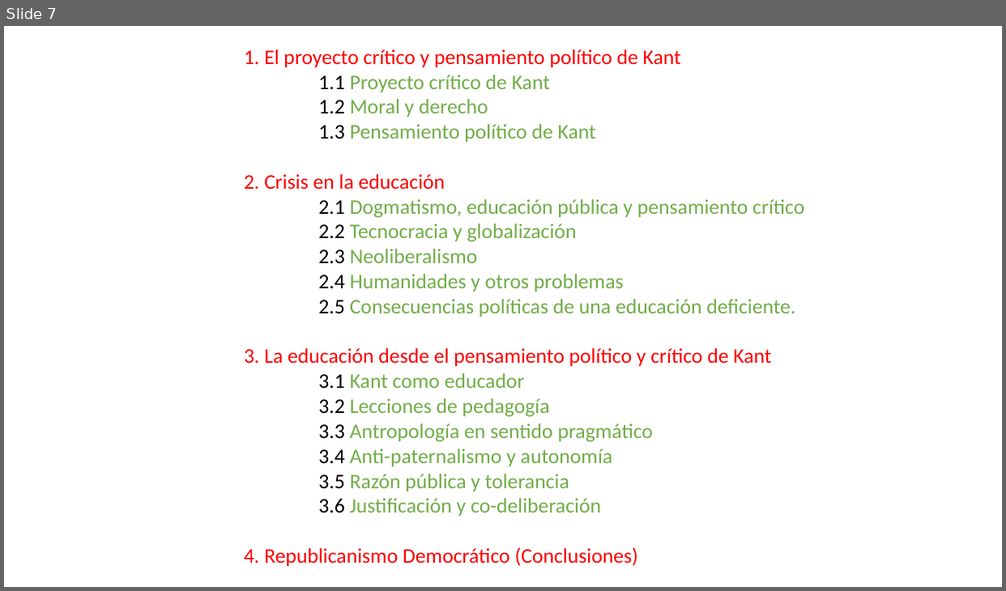
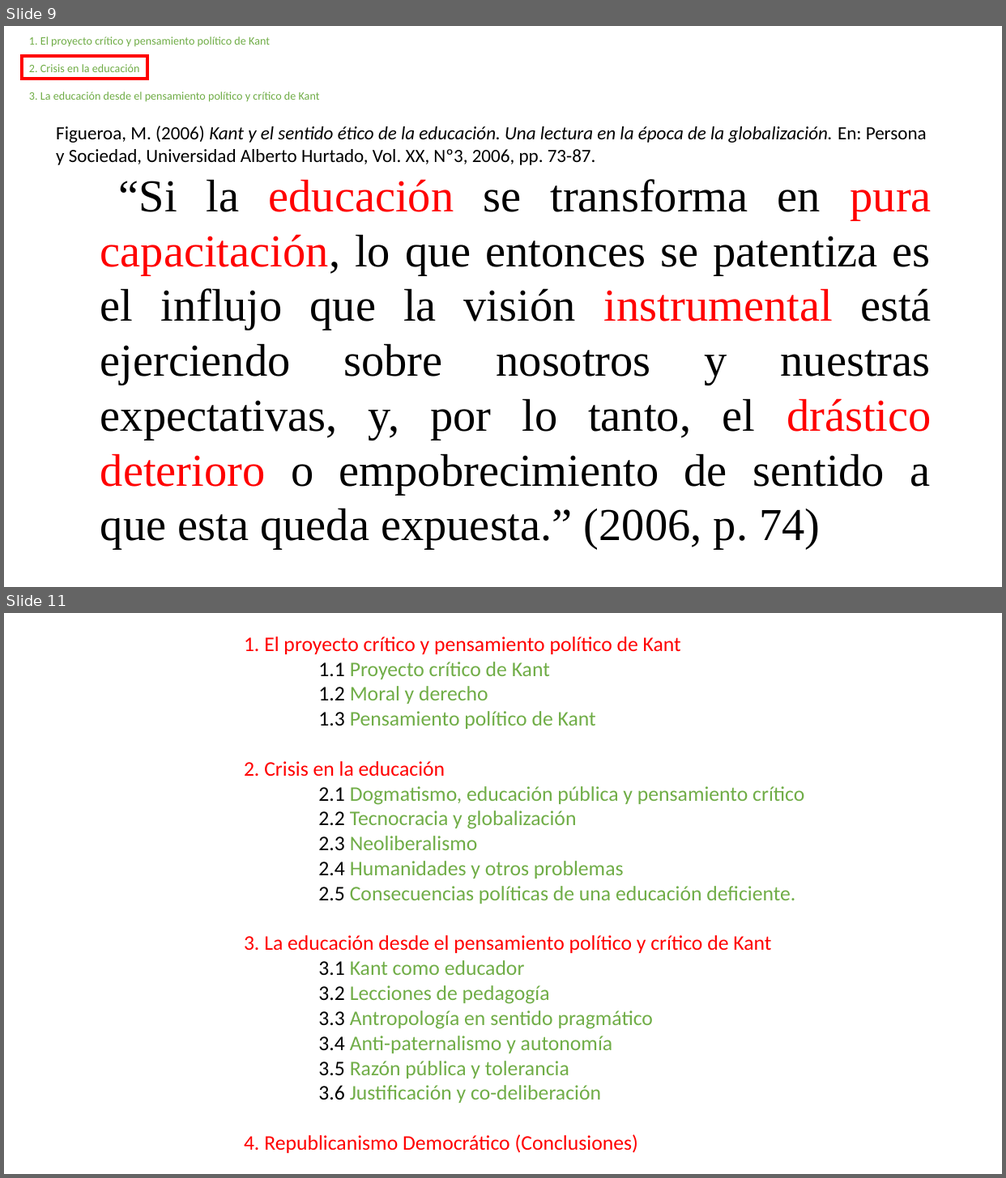
Before and after one commit to zaboltar/zaboltar.github.io, a slide deck: assets uarm/2023 2 UarmPCrit/tesis docs/la educación como asunto político en Kant.pptx. Shown one above the other, each under a label of ours: slide 7 before the commit, slides 9 and 11 after it; the slides between them are not shown. The pictures are 1006x591 and 1006x1178 pixels, drawn with LibreOffice and Linux fonts; fonts in the diff are those of the drawing. Boxes give left, top, right and bottom in pixels: in the first picture for what was removed or moved away, otherwise in the second. Text is boxed around its words. In the diff, an @@ line names an element or a change of style, - is before the commit and + after.

```diff
--- a/assets uarm/2023 2 UarmPCrit/tesis docs/la educación como asunto político en Kant.pptx
+++ b/assets uarm/2023 2 UarmPCrit/tesis docs/la educación como asunto político en Kant.pptx
@@ slide 9 added at (4,26,1002,587), background #FFFFFF @@
@@ text added at (29,37,320,102), 11 pt, text #70AD47 @@
+1. El proyecto crítico y pensamiento político de Kant
+2. Crisis en la educación
+3. La educación desde el pensamiento político y crítico de Kant
@@ rectangle added at (22,56,147,79), outline #FF0000 3 pt @@
@@ text added at (56,126,931,550), 44 pt, text #000000 @@
+Figueroa, M. (2006) Kant y el sentido ético de la educación. Una lectura en la época de la globalización. En: Persona y Sociedad, Universidad Alberto Hurtado, Vol. XX, Nº3, 2006, pp. 73-87.
+“Si la educación se transforma en pura capacitación, lo que entonces se patentiza es el influjo que la visión instrumental está ejerciendo sobre nosotros y nuestras expectativas, y, por lo tanto, el drástico deterioro o empobrecimiento de sentido a que esta queda expuesta.” (2006, p. 74)
@@ what was slide 7 is now slide 11 @@
```
Also in this commit, not shown: 1 slide changed, 3 other slides added, 1 other file.
